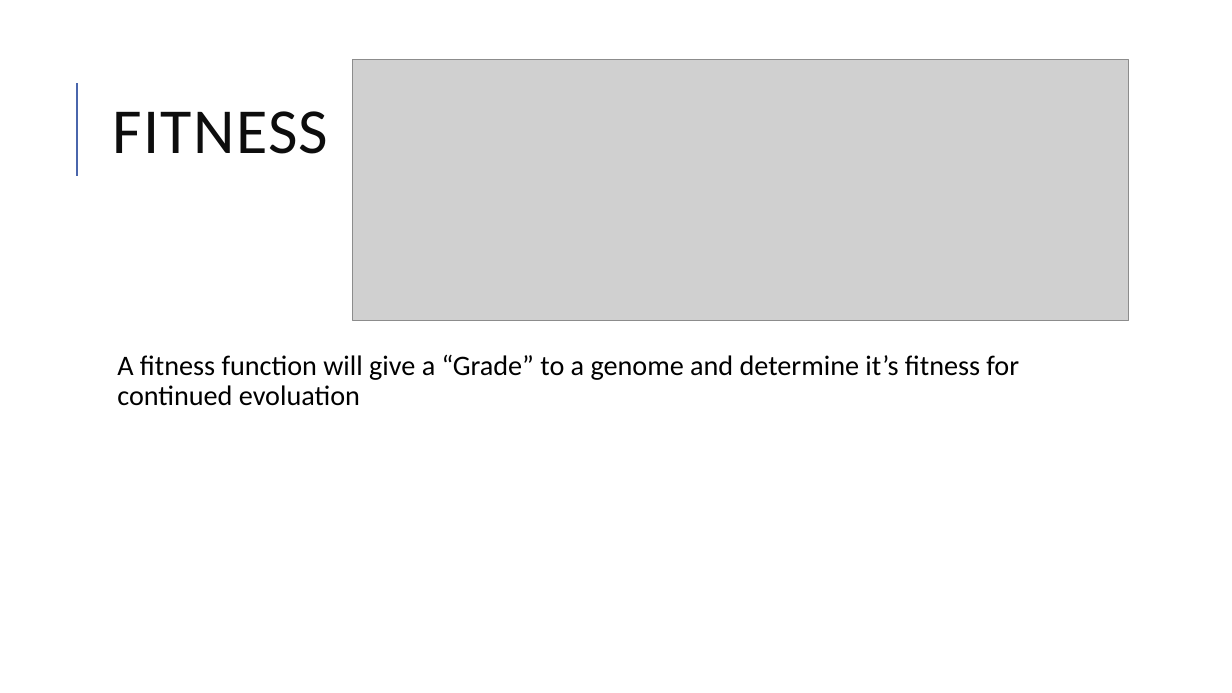
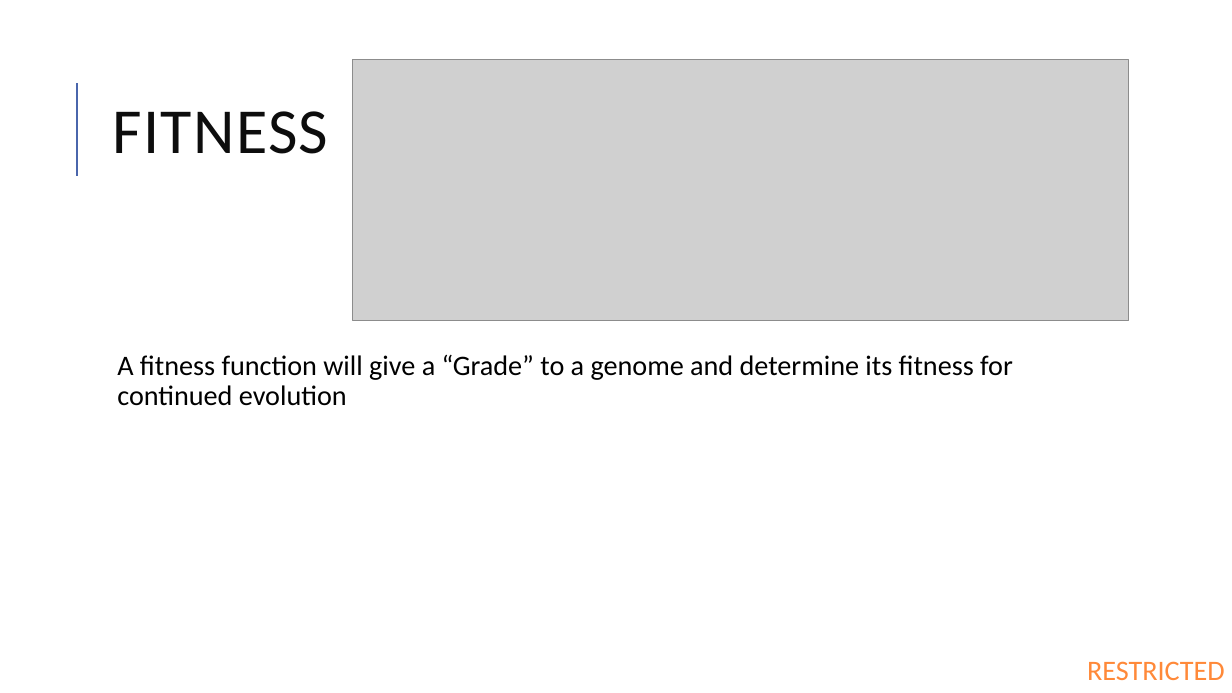
Before and after one commit to caseylmanus/gophercon-ga, a slide deck: slide 8 of Introduction to Genetic Algorithms in Go.pptx (slide 7 before the commit). Drawn at 1232x693 pixels with LibreOffice and Linux fonts; fonts in the diff are those of the drawing; grey boxes stand for pictures. Boxes give left, top, right and bottom in pixels: in the first picture for what was removed or moved away, otherwise in the second. Text is boxed around its words. In the diff, an @@ line names an element or a change of style, - is before the commit and + after.

```diff
--- a/Introduction to Genetic Algorithms in Go.pptx
+++ b/Introduction to Genetic Algorithms in Go.pptx
@@ text at [117, 355, 1013, 406]: text changed @@
-  A fitness function will give a “Grade” to a genome and determine it’s fitness for continued evoluation
+  A fitness function will give a “Grade” to a genome and determine its fitness for continued evolution
@@ text added at [1087, 661, 1225, 680], 22 pt, text #FF8939 @@
+RESTRICTED
```
Also in this commit, not shown: 16 other slides changed, 1 slide added.
